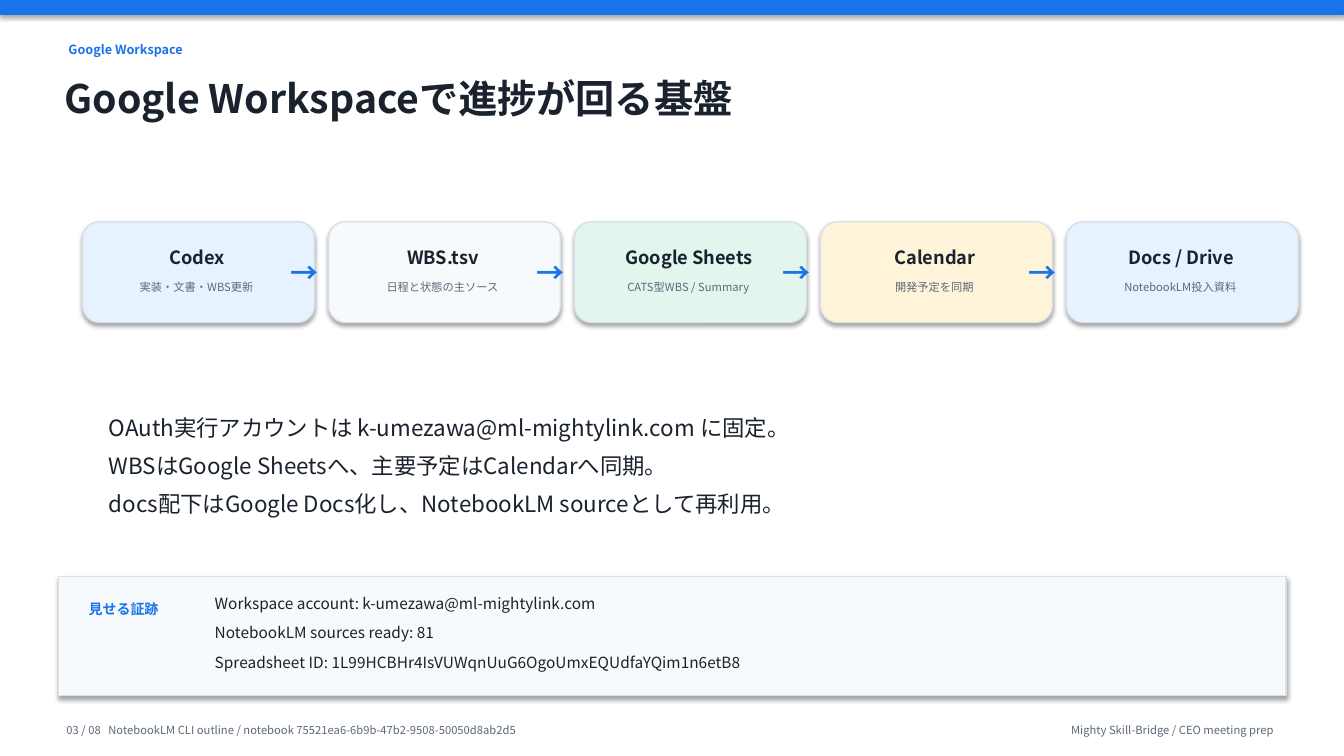
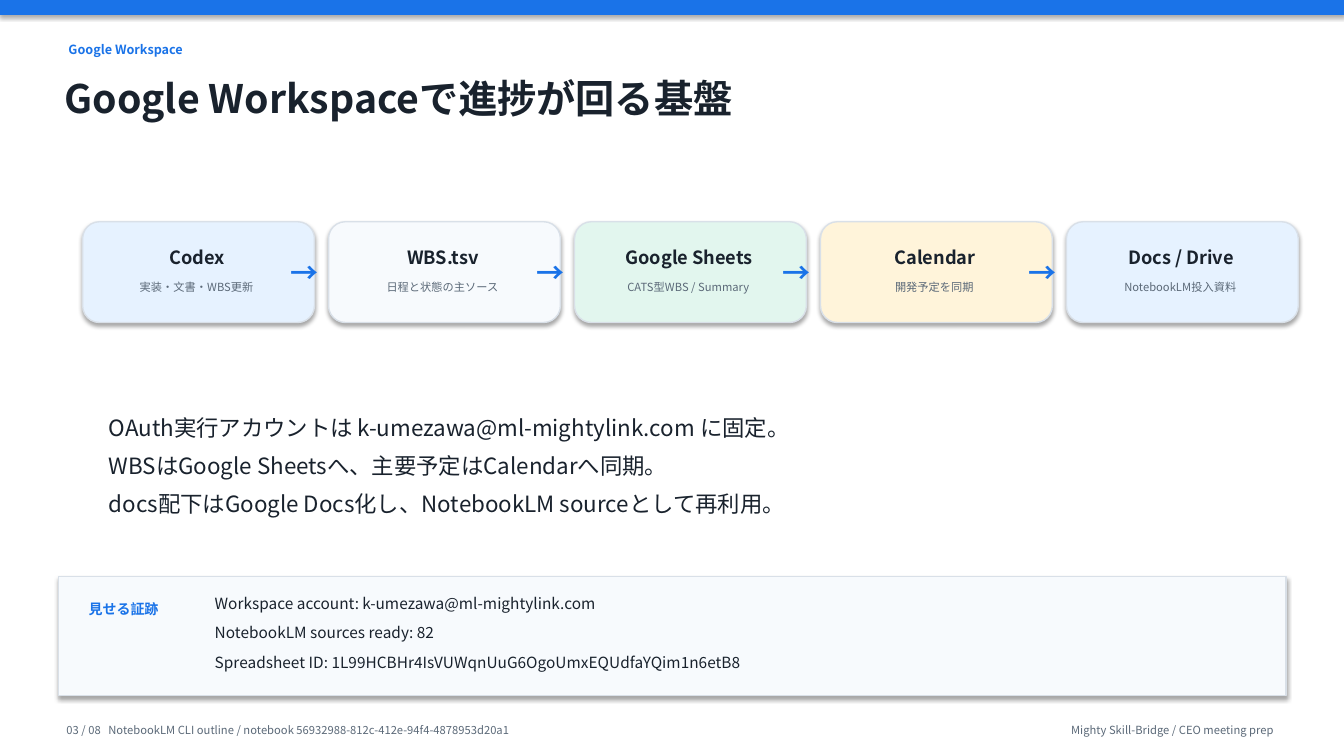
Before and after one commit to kanta13jp1/mighty-link-ai-connect, a slide deck: slide 3 of exports/knowledge_flow/mighty_skill_bridge_ceo_presentation_2026-06-02.pptx. Drawn at 1344x756 pixels with LibreOffice and Linux fonts; fonts in the diff are those of the drawing. Boxes give left, top, right and bottom in pixels: in the first picture for what was removed or moved away, otherwise in the second. Text is boxed around its words. In the diff, an @@ line names an element or a change of style, - is before the commit and + after.

```diff
--- a/exports/knowledge_flow/mighty_skill_bridge_ceo_presentation_2026-06-02.pptx
+++ b/exports/knowledge_flow/mighty_skill_bridge_ceo_presentation_2026-06-02.pptx
@@ text at (215, 625, 434, 642): text changed @@
-NotebookLM sources ready: 81
+NotebookLM sources ready: 82
@@ text at (66, 725, 509, 734): text changed @@
-03 / 08 NotebookLM CLI outline / notebook 75521ea6-6b9b-47b2-9508-50050d8ab2d5
+03 / 08 NotebookLM CLI outline / notebook 56932988-812c-412e-94f4-4878953d20a1
```
Also in this commit, not shown: 7 other slides changed, 17 other files.
